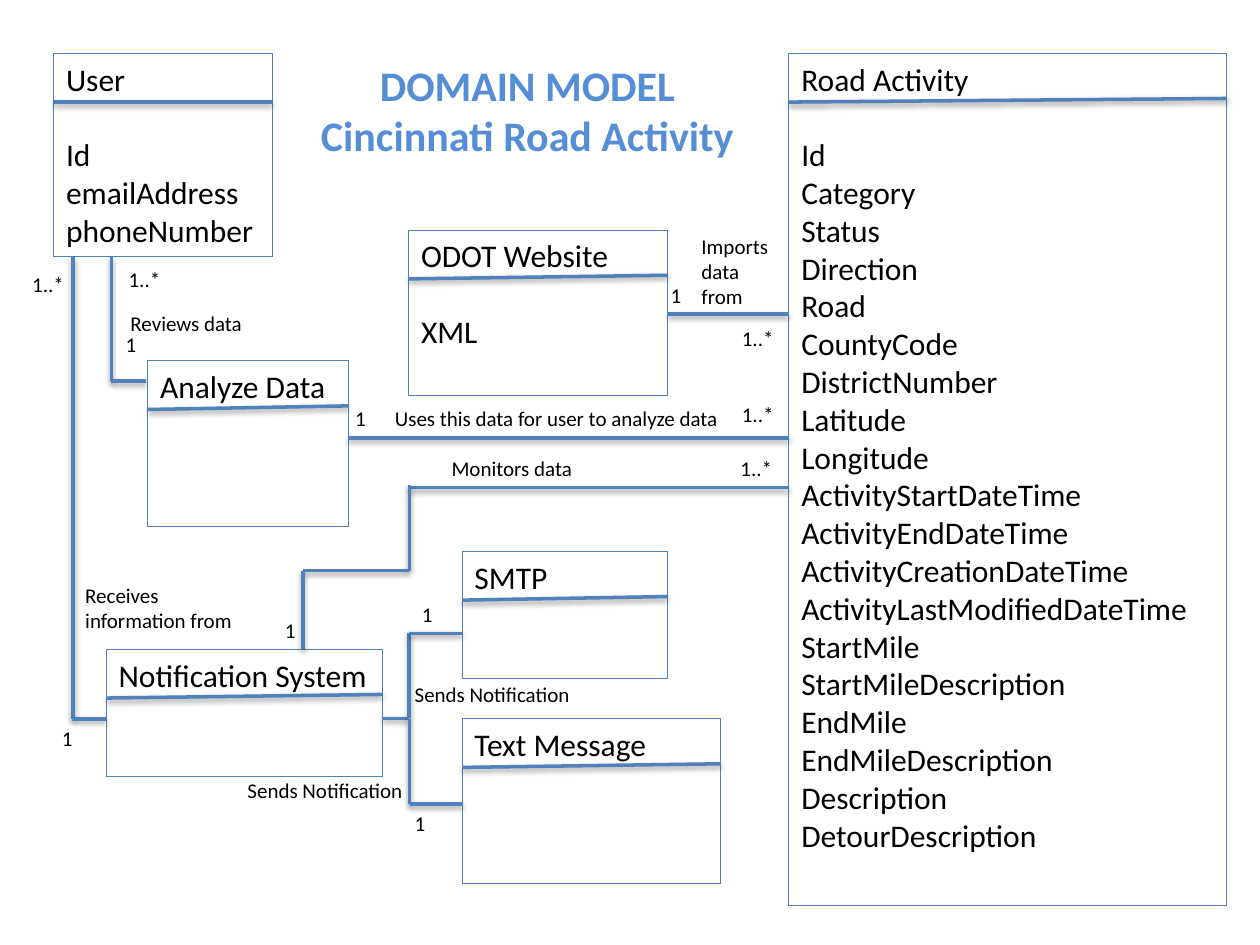
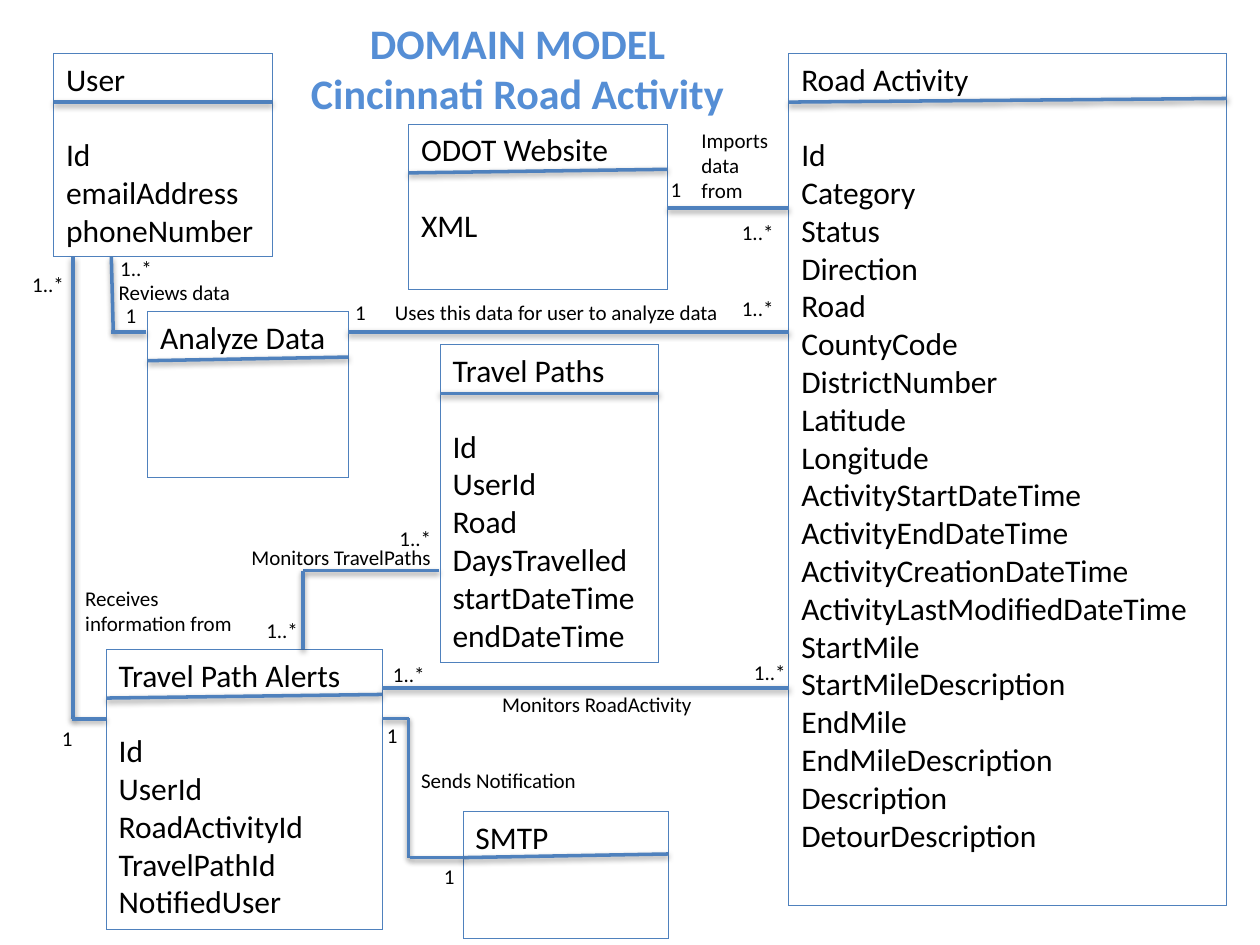
Before and after one commit to niemilkm/csc440-KevinNiemiller, a slide deck: slide 1 of deliverables/iteration3/other/DomainModel_SSD_ClassDiagrams.pptx. Drawn at 1260x945 pixels with LibreOffice and Linux fonts; fonts in the diff are those of the drawing. Boxes give left, top, right and bottom in pixels: in the first picture for what was removed or moved away, otherwise in the second. Text is boxed around its words. In the diff, an @@ line names an element or a change of style, - is before the commit and + after.

```diff
--- a/deliverables/iteration3/other/DomainModel_SSD_ClassDiagrams.pptx
+++ b/deliverables/iteration3/other/DomainModel_SSD_ClassDiagrams.pptx
@@ text "DOMAIN MODEL": place and size @@
-text "DOMAIN MODEL" at box(321, 73, 733, 158)
+text "DOMAIN MODEL" at box(311, 31, 724, 116)
@@ 6 texts, 3 lines, 1 rectangle: place and size @@
-6 texts, 3 lines, 1 rectangle at box(348, 231, 789, 437)
+6 texts, 3 lines, 1 rectangle at box(348, 125, 789, 331)
@@ text "1..*": place and size @@
-text "1..*" at box(129, 272, 161, 287)
+text "1..*" at box(120, 261, 152, 276)
@@ line moved from (111, 257) - (111, 381) to (111, 257) - (113, 331) @@
@@ text "Reviews data": place and size @@
-text "Reviews data" at box(130, 316, 242, 331)
+text "Reviews data" at box(119, 285, 230, 300)
@@ text "1": place and size @@
-text "1" at box(126, 338, 137, 352)
+text "1" at box(126, 309, 137, 323)
@@ 2 lines, 1 rectangle: place and size @@
-2 lines, 1 rectangle at box(111, 360, 348, 525)
+2 lines, 1 rectangle at box(111, 312, 348, 478)
@@ rectangle added at box(440, 345, 659, 663), outline #4F81BD 0.75 pt, 18 pt, text #000000 @@
+Travel Paths
+Id
+UserId
+Road
+DaysTravelled
+startDateTime
+endDateTime
@@ line moved from (462, 767) - (721, 764) to (440, 393) - (659, 393) @@
@@ line removed from (410, 485) to (410, 571) @@
@@ text added at box(399, 531, 431, 552), 12 pt, text #000000 @@
+1..*
@@ text at box(251, 550, 430, 571): text changed @@
-Monitors data
+Monitors TravelPaths
@@ line moved from (408, 571) - (304, 571) to (440, 571) - (304, 571) @@
@@ text at box(266, 623, 298, 638): text changed @@
-1
+1..*
@@ rectangle "Travel Path Alerts": place and size @@
-rectangle "Travel Path Alerts" at box(106, 649, 382, 776)
+rectangle "Travel Path Alerts" at box(106, 649, 382, 929)
@@ text "1..*": place and size @@
-text "1..*" at box(740, 461, 772, 476)
+text "1..*" at box(754, 665, 786, 680)
@@ text in rectangle at box(119, 665, 340, 914): text changed @@
-Notification System
+Travel Path Alerts
+Id
+UserId
+RoadActivityId
+TravelPathId
+NotifiedUser
@@ line moved from (789, 488) - (408, 488) to (789, 688) - (383, 688) @@
@@ text added at box(393, 667, 425, 689), 12 pt, text #000000 @@
+1..*
@@ text "1": place and size @@
-text "1" at box(415, 817, 426, 831)
+text "1" at box(387, 729, 398, 743)
@@ line moved from (410, 634) - (410, 718) to (408, 718) - (408, 858) @@
@@ line removed from (410, 719) to (410, 804) @@
@@ rectangle removed at box(462, 718, 721, 883) @@
-Text Message
@@ text added at box(502, 697, 691, 716), 12 pt, text #000000 @@
+Monitors RoadActivity
@@ text "Sends Notification": place and size @@
-text "Sends Notification" at box(415, 687, 570, 702)
+text "Sends Notification" at box(421, 773, 576, 788)
@@ text removed at box(247, 783, 402, 798) @@
-Sends Notification
@@ line removed from (462, 804) to (410, 804) @@
@@ rectangle "SMTP": place and size @@
-rectangle "SMTP" at box(462, 552, 668, 679)
+rectangle "SMTP" at box(464, 811, 669, 939)
@@ line moved from (462, 634) - (408, 634) to (464, 858) - (410, 858) @@
@@ text "1": place and size @@
-text "1" at box(422, 608, 433, 622)
+text "1" at box(444, 870, 455, 884)
@@ line moved from (462, 600) - (668, 596) to (464, 858) - (668, 854) @@
```
Also in this commit, not shown: 5 other slides changed, 1 slide added, 2 other files.
